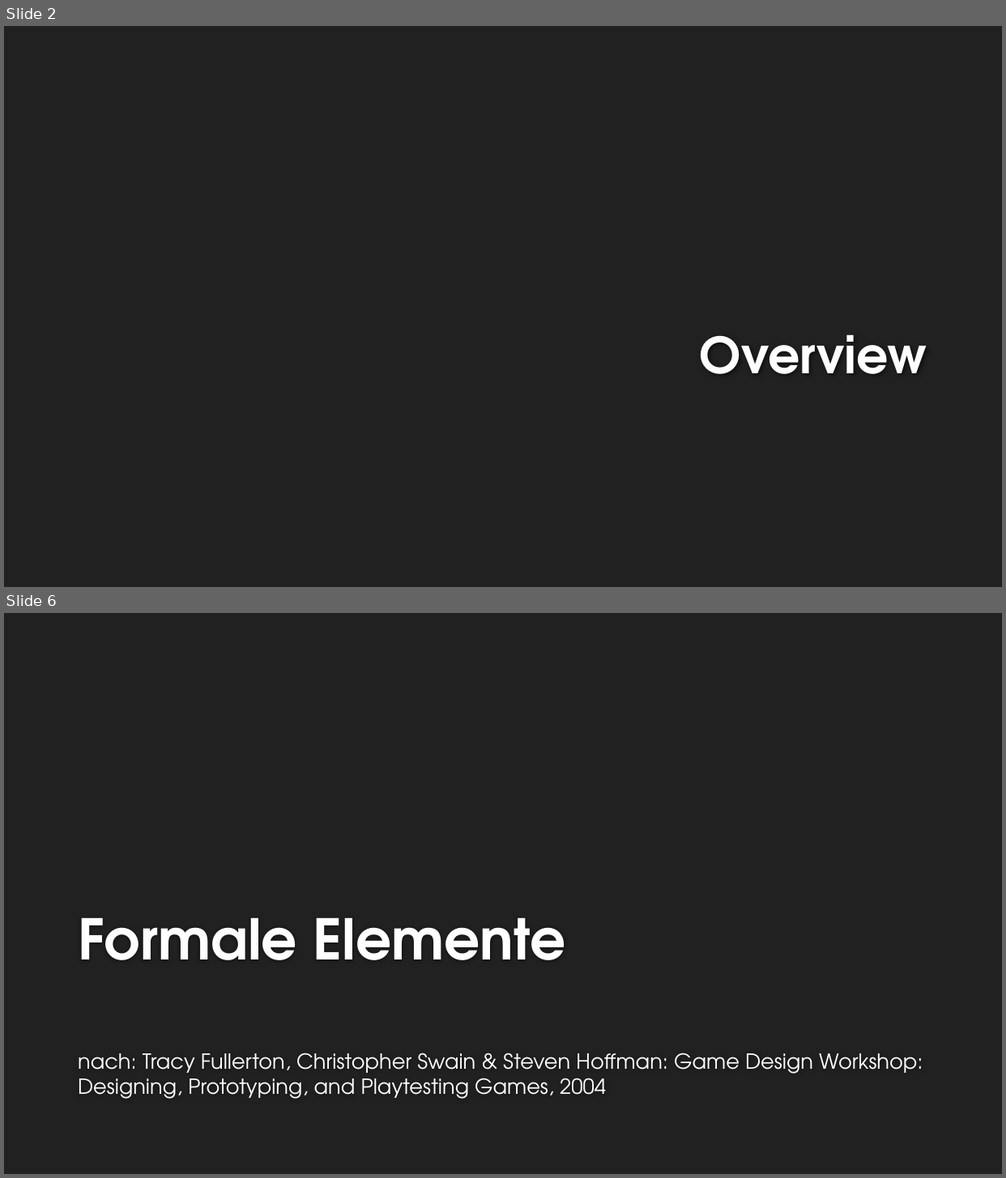
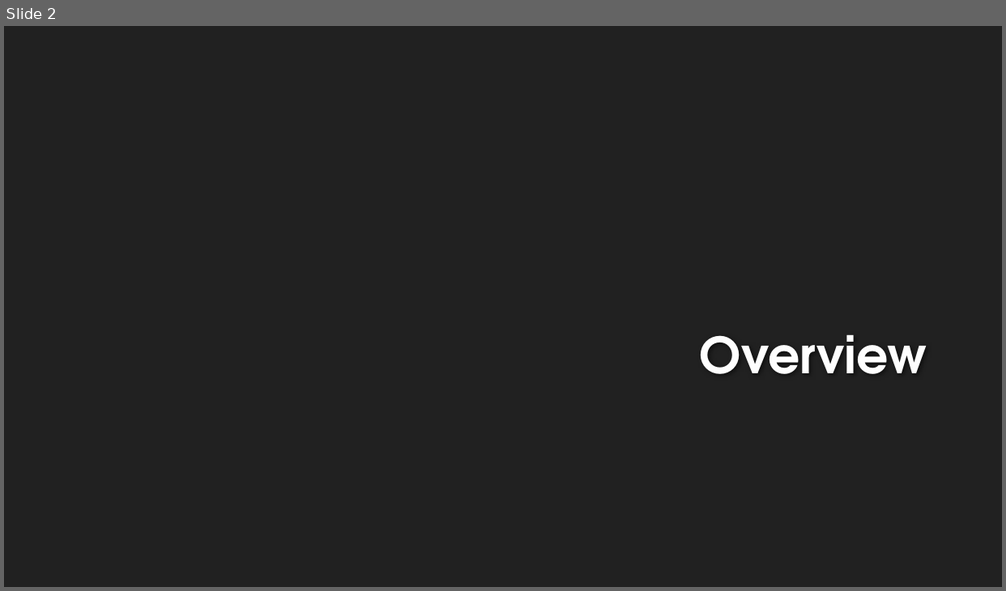
Before and after one commit to EmKaCe/DoctorWhy, a slide deck: Information/Präsentation.pptx. Shown one above the other, each under a label of ours: slides 2 and 6 before the commit, slide 2 after it; the slides between them are not shown. The pictures are 1006x1178 and 1006x591 pixels, drawn with LibreOffice and Linux fonts; fonts in the diff are those of the drawing; background and template pictures are left out. Boxes give left, top, right and bottom in pixels: in the first picture for what was removed or moved away, otherwise in the second. Text is boxed around its words. In the diff, an @@ line names an element or a change of style, - is before the commit and + after.

```diff
--- a/Information/Präsentation.pptx
+++ b/Information/Präsentation.pptx
@@ slide 6 removed at (4, 613, 1002, 1174), background #212121 @@
@@ title removed at (78, 918, 566, 960) @@
-Formale Elemente
@@ subtitle removed at (78, 1053, 923, 1099) @@
-nach: Tracy Fullerton, Christopher Swain & Steven Hoffman: Game Design Workshop: Designing, Prototyping, and Playtesting Games, 2004
```
Also in this commit, not shown: 3 slides changed, 12 slides added, 17 other slides removed.
